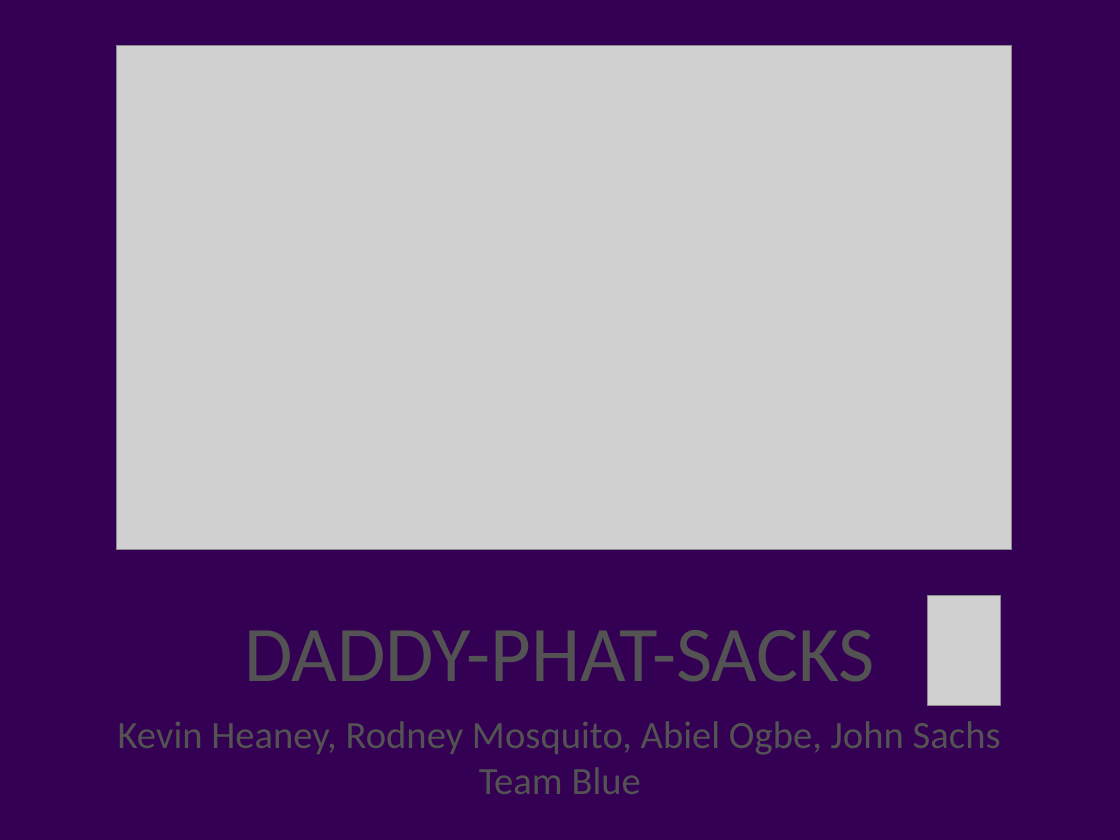
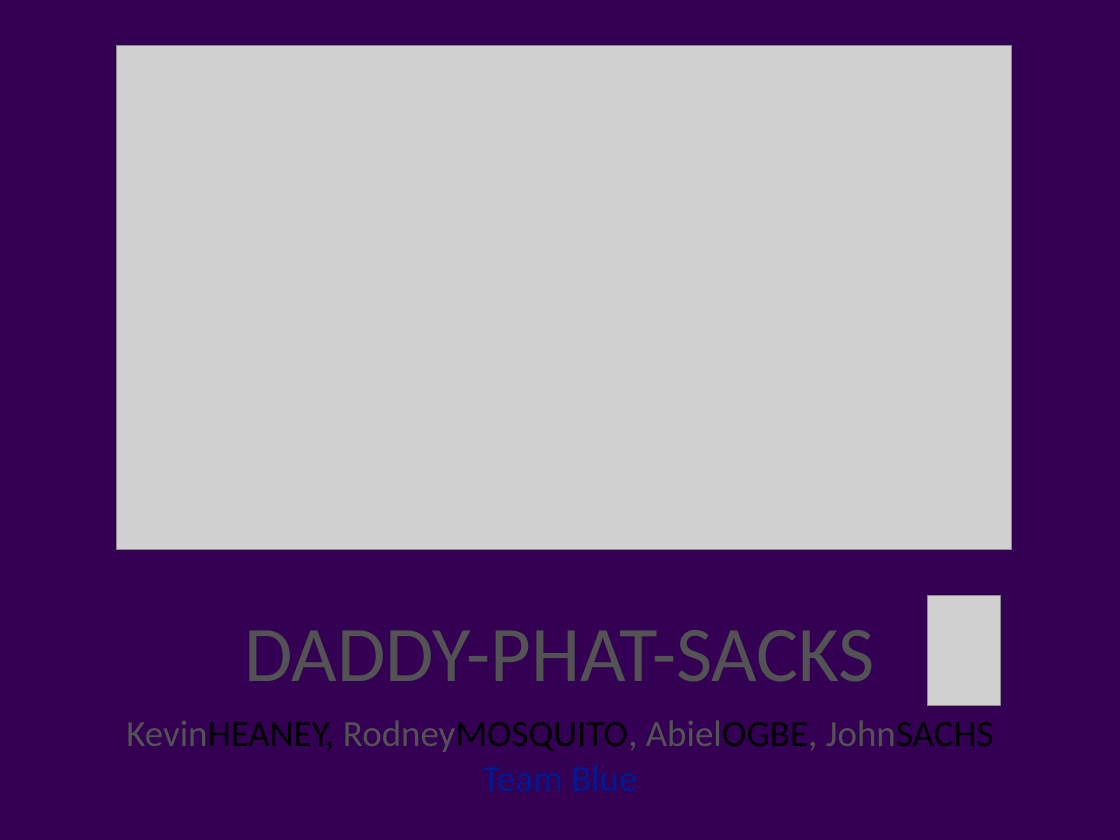
Before and after one commit to phortitude/DataViz-Project2-TeamBlue, a slide deck: slide 1 of DataViz_TeamBlue_Project2_v1.0.pptx. Drawn at 1120x840 pixels with LibreOffice and Linux fonts; fonts in the diff are those of the drawing; grey boxes stand for pictures; background and template pictures are left out. Boxes give left, top, right and bottom in pixels: in the first picture for what was removed or moved away, otherwise in the second. Text is boxed around its words. In the diff, an @@ line names an element or a change of style, - is before the commit and + after.

Commit message:
updated presentation slides (spelling, MVC, and minor font edits)

```diff
--- a/DataViz_TeamBlue_Project2_v1.0.pptx
+++ b/DataViz_TeamBlue_Project2_v1.0.pptx
@@ text "KevinHEANEY, RodneyMOSQUITO, AbielOGBE, JohnSACHS" at box(126, 720, 994, 752): size 35.3 to 33.8 pt, text colour #535353 to #011993 in "Team Blue" @@
@@ text at box(126, 720, 994, 752): text changed; size 35.3 to 33.8 pt; text colour #535353 to #000000 @@
-Kevin Heaney, Rodney Mosquito, Abiel Ogbe, John Sachs
+KevinHEANEY, RodneyMOSQUITO, AbielOGBE, JohnSACHS
```
Also in this commit, not shown: 2 other slides changed, 1 slide added, 1 other file.
